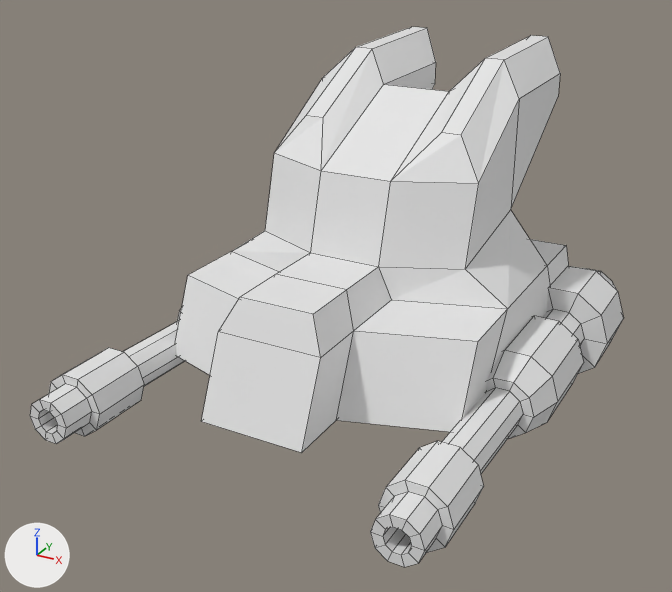
What one commit did to the OBJ model Project -v1.0.2 - 4.2.0/Project -v1.0.2 - 4.2.0/Assets/Resources/Models/SentryBot.obj.
Rendered twice from a 50 mm camera at (5.37, -11.21, 5.84) aimed at (-0.29, -0.92, 0.69). Lighting does not change. The marker at lower left points along +X, +Y and +Z. Mesh edges are drawn as thin lines. Where no turn or scale is listed for an object, it has been applied to the vertices.

Script lines for the objects in view, before the commit:
```python
me_sentrybot = bpy.data.meshes.new('SentryBot')
me_sentrybot.from_pydata(...)  # 416 vertices, 430 faces; spans x -2.96..3.04, y -4.46..3.12, z -0.74..3.76
ob_sentrybot = bpy.data.objects.new('SentryBot', me_sentrybot)
ob_sentrybot.location = (0.0, 0.0, 0.0)
```
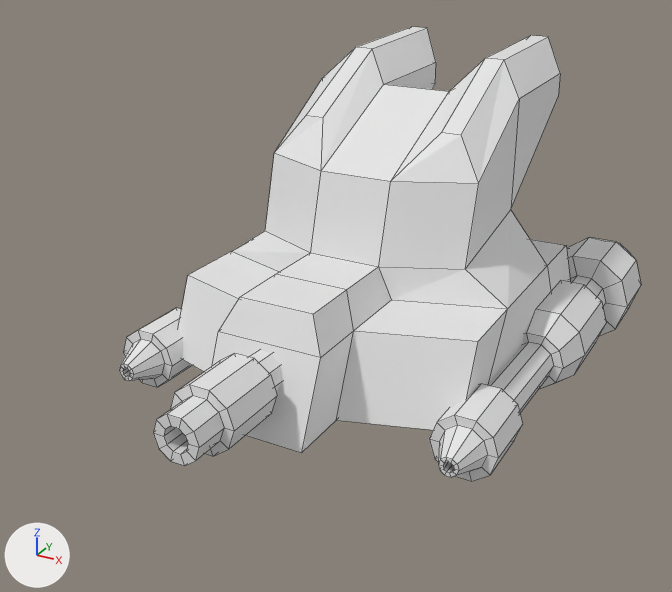
Where the change shows, as pixel boxes [x1, y1, x2, y2] in the pictures (672 x 592 px; the box of a moved part takes in the faces that stretch with it):
'SentryBot', reshaped (12% narrower, 16% shorter): before [30, 27, 623, 567]; after [119, 27, 641, 481]
part 1 of me_sentrybot, moved or reshaped: before [30, 308, 185, 444]; after [153, 350, 282, 466]
part 2 of me_sentrybot, rebuilt (16% narrower, 19% shorter): before [370, 266, 623, 567]; after [429, 237, 641, 481]
part 3 of me_sentrybot, added: after [119, 308, 192, 387]

What changed in the scene script:
```text
Change me_sentrybot:
    used by ob_sentrybot; location = (0.0, 0.0, 0.0)
    remove me_sentrybot.from_pydata(...)  # 416 vertices, 430 faces; spans x -2.96..3.04, y -4.46..3.12, z -0.74..3.76
    add me_sentrybot.from_pydata(...)  # 578 vertices, 600 faces; spans x -2.96..2.99, y -4.88..4.21, z -0.74..3.76
    me_sentrybot part 1: the loose piece of 162 vertices spanning x -2.96..-1.56, y -4.46..2.8, z -0.74..0.59 is moved by (2.29, -0.42, 0.67)
    me_sentrybot part 2: the loose piece of 162 vertices spanning x 1.64..3.04, y -4.46..2.8, z -0.74..0.59 is rebuilt with 162 vertices and now spans x 1.59..2.99, y -3.05..4.21, z -0.74..0.59
    me_sentrybot part 3: a new loose piece of 162 vertices spanning x -2.96..-1.56, y -3.05..4.21, z -0.74..0.59
```
